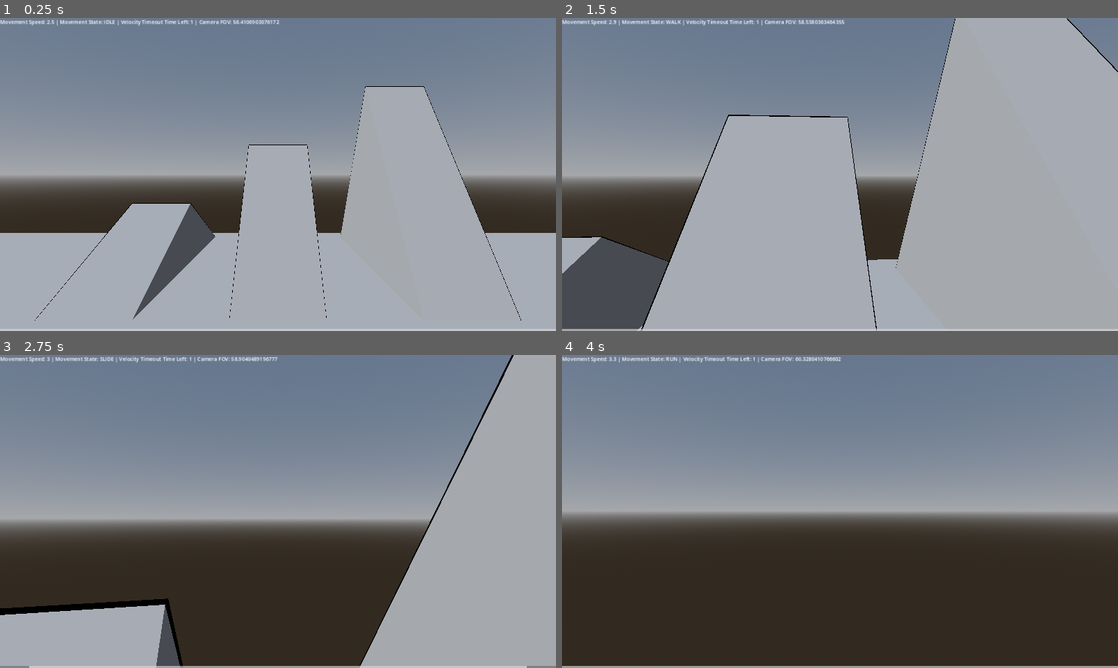
Above: before the commit, frames 1-4 (two rows, left to right).
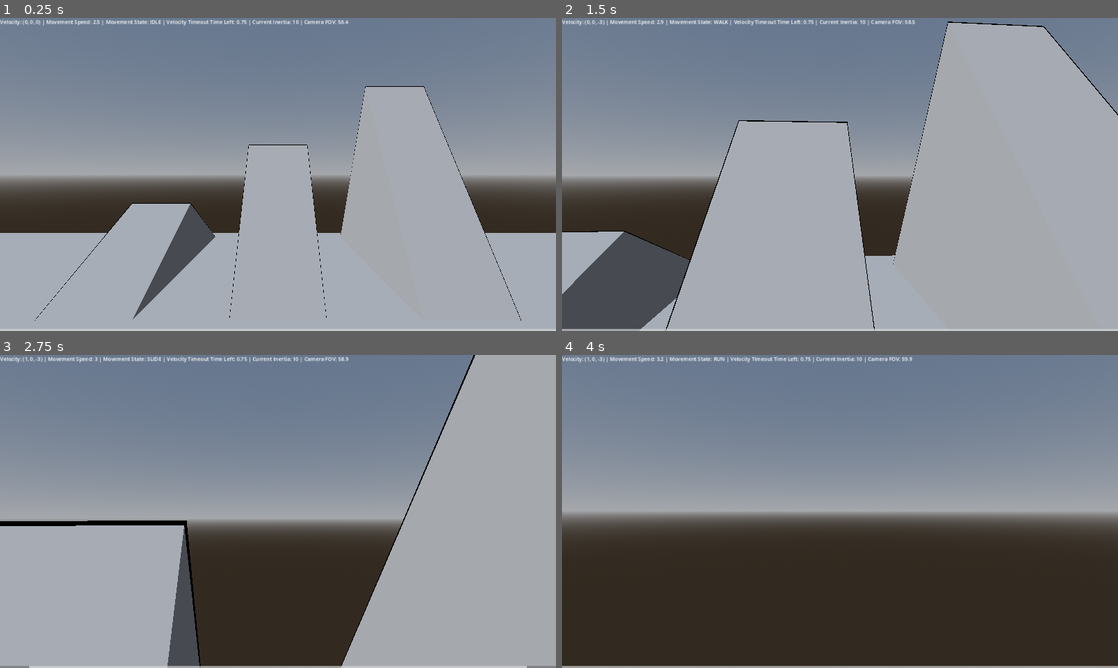
Above: after the commit, the same moments.

Repository: naxemis/multiplayer-fps
Game: Godot game, scene res://scenes/root/Root.tscn
Same seed, same stepped clock (60 frames per second), same inputs: the game is played once before the commit and once after it.
Inputs (mouse positions are in pixels of both pictures, inside the frame that each line leads up to):
- Up to frame 1 (0.25 s): no input
- Up to frame 2 (1.5 s): move the mouse to (867, 174) at 0.52 s; hold Middle mouse button (free_look) 0.53-1.28 s; hold W (forward) from 0.53 s (still down); tap Ctrl (change_wall_jump_direction) at 0.77 s; move the mouse to (812, 174) at 1.27 s; tap Shift (run) at 1.35 s
- Up to frame 3 (2.75 s): keep holding W (forward); tap Ctrl (change_wall_jump_direction) at 1.52 s; move the mouse to (289, 505) at 2.02 s; hold C (slide) from 2.03 s (still down)
- Up to frame 4 (4 s): keep holding W (forward); move the mouse to (834, 517) at 2.77 s; release C (slide) at 2.78 s; tap Middle mouse button (free_look) at 2.85 s; tap Ctrl (change_wall_jump_direction) at 3.02, 3.77 s; move the mouse to (878, 514) at 3.52 s; hold Shift (run) from 3.53 s (still down)

The runs differ from the first frame. In frame 1, 0.5% of the frame differs, in the area x 0-63%, y 0-3%; in frame 2, 6.8%; in frame 3, 16%, in the area x 0-93%, y 0-100%; in frame 4, 0.5%.

Commit message:
feat(player): movement inertia

Diff:
--- a/scenes/game/player/Player.gd
+++ b/scenes/game/player/Player.gd
@@ -52,7 +52,7 @@
 #endregion
 
 #region Velocity Timeout
-@export var time_before_velocity_timeout: float = 1.0 # how long player have to walk into wall before timeout
+@export var time_before_velocity_timeout: float = 0.75 # how long player have to walk into wall before timeout
 var velocity_timeout_time_left: float = 0.0 # current time before timeout is set to true
 var velocity_timeout: bool = false # true - player is walking into wall for too long time
 func is_blocked_on_wall() -> bool:
@@ -303,12 +303,25 @@
 	%StaminaBar.max_value = max_stamina
 #endregion
 
-#region Movement Directions
+#region Movement Directions and Inertia
 # in what direction player is trying to move
 var movement_directions: Vector3
 func get_movement_directions() -> void:
 	movement_directions.x = Input.get_action_strength("right") - Input.get_action_strength("left")
 	movement_directions.z = Input.get_action_strength("back") - Input.get_action_strength("forward")
+
+var inertia_movement_directions: Vector3
+var current_inertia: float
+@export var on_ground_inertia: float = 10.0
+@export var in_air_inertia: float = 5.0
+func calulcate_movement_inertia(delta) -> void:
+	if is_on_floor():
+		current_inertia = on_ground_inertia
+	else:
+		current_inertia = in_air_inertia
+
+	inertia_movement_directions.x = lerpf(inertia_movement_directions.x, movement_directions.x, current_inertia * delta)
+	inertia_movement_directions.z = lerpf(inertia_movement_directions.z, movement_directions.z, current_inertia * delta)
 #endregion
 
 #region Gravity, Jumping and Double Jumping
@@ -385,12 +398,12 @@
 #endregion
 
 func movement_velocity() -> void:
-	var transform_x: Vector3 = global_transform.basis.x * movement_directions.x
+	var transform_x: Vector3 = global_transform.basis.x * inertia_movement_directions.x
 	var transform_y: Vector3 = global_transform.basis.y * movement_directions.y
-	var transform_z: Vector3 = global_transform.basis.z * movement_directions.z
+	var transform_z: Vector3 = global_transform.basis.z * inertia_movement_directions.z
 
 	if movement_state != MovementStates.WALLJUMP:
-		velocity = (transform_x.normalized() + transform_z.normalized()) * movement_speed + transform_y
+		velocity = (transform_x + transform_z) * movement_speed + transform_y
 	else:
 		velocity = wall_jump_direction * movement_speed + transform_y
 
@@ -424,6 +437,7 @@
 	calculate_stamina(delta)
 
 	get_movement_directions()
+	calulcate_movement_inertia(delta)
 
 	gravity(delta)
 	jump()
@@ -434,4 +448,4 @@
 	movement_velocity()
 
 	var movement_states_array = ["IDLE", "WALK", "RUN", "CROUCH", "SLIDE", "JUMP", "DOUBLEJUMP", "WALLJUMP"]
-	%Debug.text = str("Movement Speed: ", snappedf(movement_speed, 0.1), " | Movement State: ", movement_states_array[movement_state], " | Velocity Timeout Time Left: ", velocity_timeout_time_left, " | Camera FOV: ", %Camera.fov)
+	%Debug.text = str("Velocity: ", round(velocity), " | Movement Speed: ", snappedf(movement_speed, 0.1), " | Movement State: ", movement_states_array[movement_state], " | Velocity Timeout Time Left: ", velocity_timeout_time_left, " | Current Inertia: ", current_inertia, " | Camera FOV: ", snappedf(%Camera.fov, 0.1))
